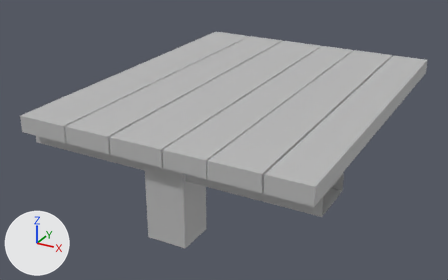
An edit to the FBX model Assets/Environment/Models/Mezzanine.fbx, drawn before and after from the same camera.
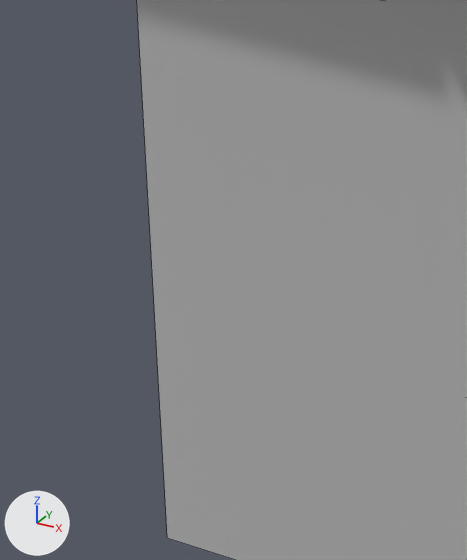
There are two pictures of each version: one whole from a 50 mm camera at (2.97, -5.69, 3.12) aimed at (-0.06, -0.18, 0.37), one close up on the part from 29% to 40% of the width and 63% to 85% of the height. The axes (+X, +Y, +Z) are drawn at lower left. The lights are the same throughout. The close-ups show mesh edges as thin lines. Where no turn or scale is listed for an object, it has been applied to the vertices.

The scene before the commit, as lines of its bpy script (objects in view):
```python
me_mesh = bpy.data.meshes.new('Mesh')
me_mesh.from_pydata(...)  # 64 vertices, 38 faces; spans x -1.47..1.48, y -1.86..1.86, z 0.0..0.99
me_mesh.materials.append(mat_lambert1)  # grey #bcbcbc
# before: 0 (-0.15, -1.74, 0.0) at pixel (167, 537), 1 (0.25, -1.74, 0.0), 2 (-0.15, -1.74, 0.83), 3 (0.25, -1.74, 0.83)
ob_mezzanine = bpy.data.objects.new('Mezzanine', me_mesh)
ob_mezzanine.location = (0.152, 0.0, 0.0)
```
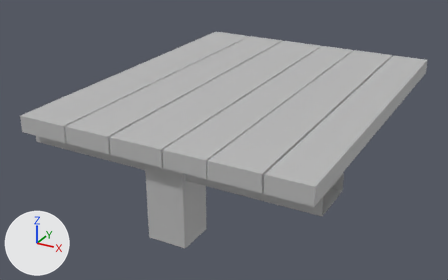
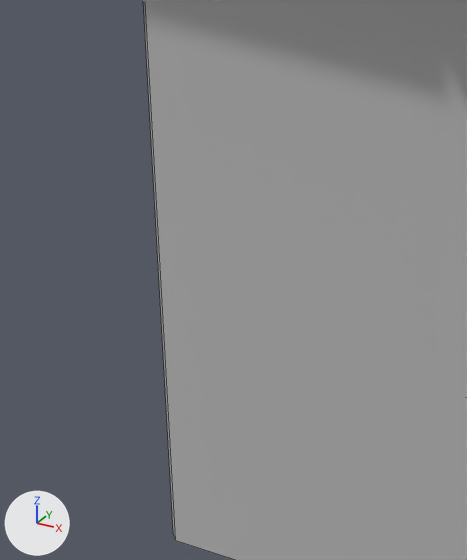
Where the change shows, as pixel boxes (x1, y1, x2, y2) in the close-ups (467 x 560 px):
'Mezzanine', reshaped
    before: (137, 0, 467, 560)
    after: (143, 0, 467, 560)

Edits to the bpy script that builds the scene:
```text
Change me_mesh:
    where me_mesh.from_pydata(...)  # 64 vertices, 38 faces; spans x -1.47..1.48, y -1.86..1.86, z 0.0..0.99
    used by ob_mezzanine; location = (0.152, 0.0, 0.0)
    verts and faces of me_mesh; kept vertices keep their numbers, new ones are numbered from 64
    me_mesh part 1
    add delete_faces([(0, 1, 3, 2)])
    add for i in [*range(0, 4)]: verts[i] += (0.0, 0.01, 0.0)
    add verts[64] = (-0.14, -1.74, 0.0)  # pixel (175, 540)
    add verts[65] = (-0.14, -1.74, 0.83)
    add verts[66] = (0.24, -1.74, 0.0)
    add verts[67] = (0.24, -1.74, 0.83)
    add faces += [(64, 66, 67, 65), (0, 64, 65, 2), (1, 3, 67, 66)]
```
